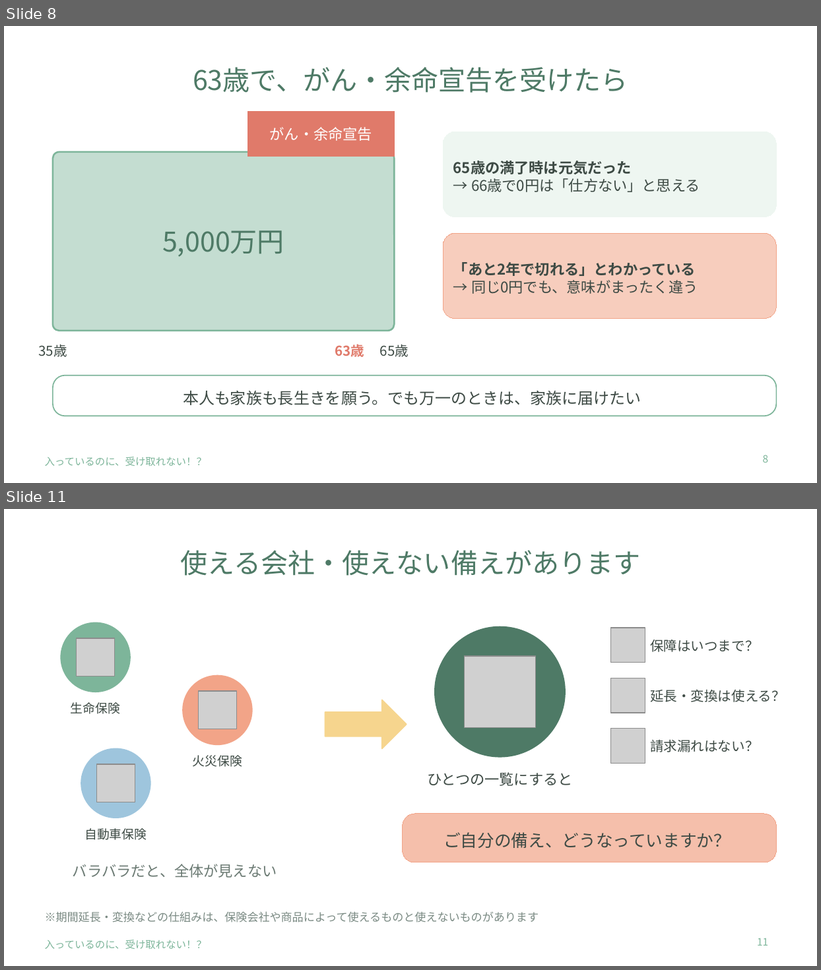
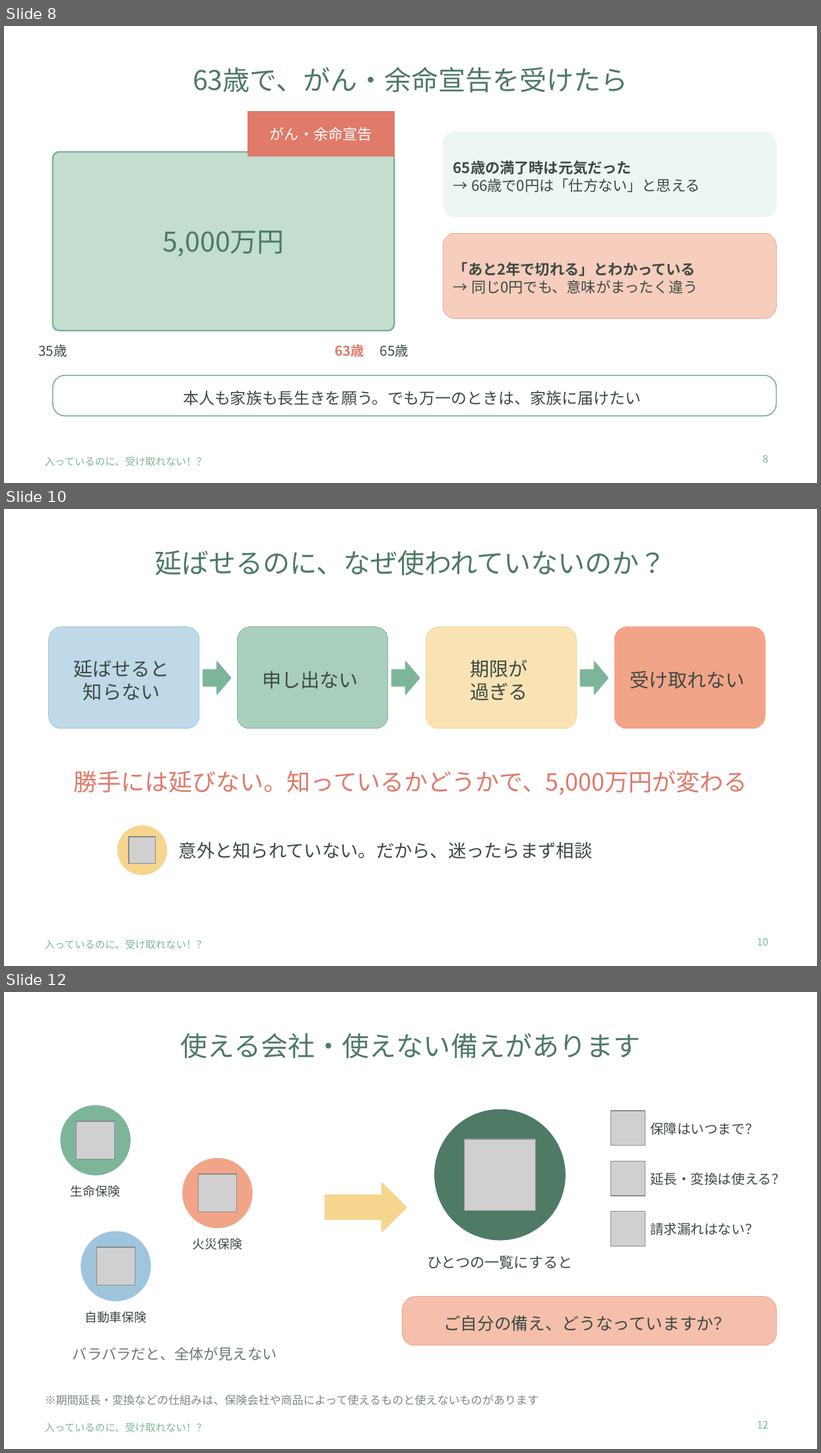
Before and after one commit to onohome403-ops/FP-onoken, a slide deck: セミナー資料/1127ミニセミナー_入っているのに受け取れない.pptx. Shown one above the other, each under a label of ours: slides 8 and 11 before the commit, slides 8, 10 and 12 after it; the slides between them are not shown. The pictures are 821x970 and 821x1453 pixels, drawn with LibreOffice and Linux fonts; fonts in the diff are those of the drawing; grey boxes stand for pictures. Boxes give left, top, right and bottom in pixels: in the first picture for what was removed or moved away, otherwise in the second. Text is boxed around its words. In the diff, an @@ line names an element or a change of style, - is before the commit and + after.

```diff
--- a/セミナー資料/1127ミニセミナー_入っているのに受け取れない.pptx
+++ b/セミナー資料/1127ミニセミナー_入っているのに受け取れない.pptx
@@ slide 10 added at [4,509,817,966], background #FFFFFF; not listed: 1 template element that a slide beside it also shows @@
@@ title added at [154,550,667,576], 24 pt, text #4E7A66 @@
+延ばせるのに、なぜ使われていないのか？
@@ rounded rectangle added at [49,627,199,729], fill #9EC5DD at 65% opacity, outline #9EC5DD 0.75 pt, 17 pt, text #3D4A44 @@
+延ばせると
+知らない
@@ rounded rectangle added at [238,627,388,729], fill #7DB59A at 65% opacity, outline #7DB59A 0.75 pt, 17 pt, text #3D4A44 @@
+申し出ない
@@ rounded rectangle added at [426,627,576,729], fill #F6D58E at 65% opacity, outline #F6D58E 0.75 pt, 17 pt, text #3D4A44 @@
+期限が
+過ぎる
@@ rounded rectangle added at [614,627,765,729], fill #F2A488, outline #F2A488 0.75 pt, 17 pt, text #3D4A44 @@
+受け取れない
@@ right arrow added at [203,662,231,694], fill #7DB59A, outline #7DB59A 1 pt @@
@@ right arrow added at [392,662,420,694], fill #7DB59A, outline #7DB59A 1 pt @@
@@ right arrow added at [580,662,608,694], fill #7DB59A, outline #7DB59A 1 pt @@
@@ text added at [74,771,748,795], 21 pt, text #E07A6A @@
+勝手には延びない。知っているかどうかで、5,000万円が変わる
@@ ellipse added at [118,826,166,875], fill #F6D58E, outline #F6D58E 1 pt @@
@@ picture added at [128,838,155,864] @@
@@ text added at [179,842,593,859], 16 pt, text #3D4A44 @@
+意外と知られていない。だから、迷ったらまず相談
@@ page number added at [757,938,768,946], 9 pt, text #7DB59A @@
+10
@@ what was slide 11 is now slide 12 @@
@@ page number at [757,1421,768,1429]: text changed @@
-11
+12
```
Also in this commit, not shown: 2 slides changed, 1 other file.
